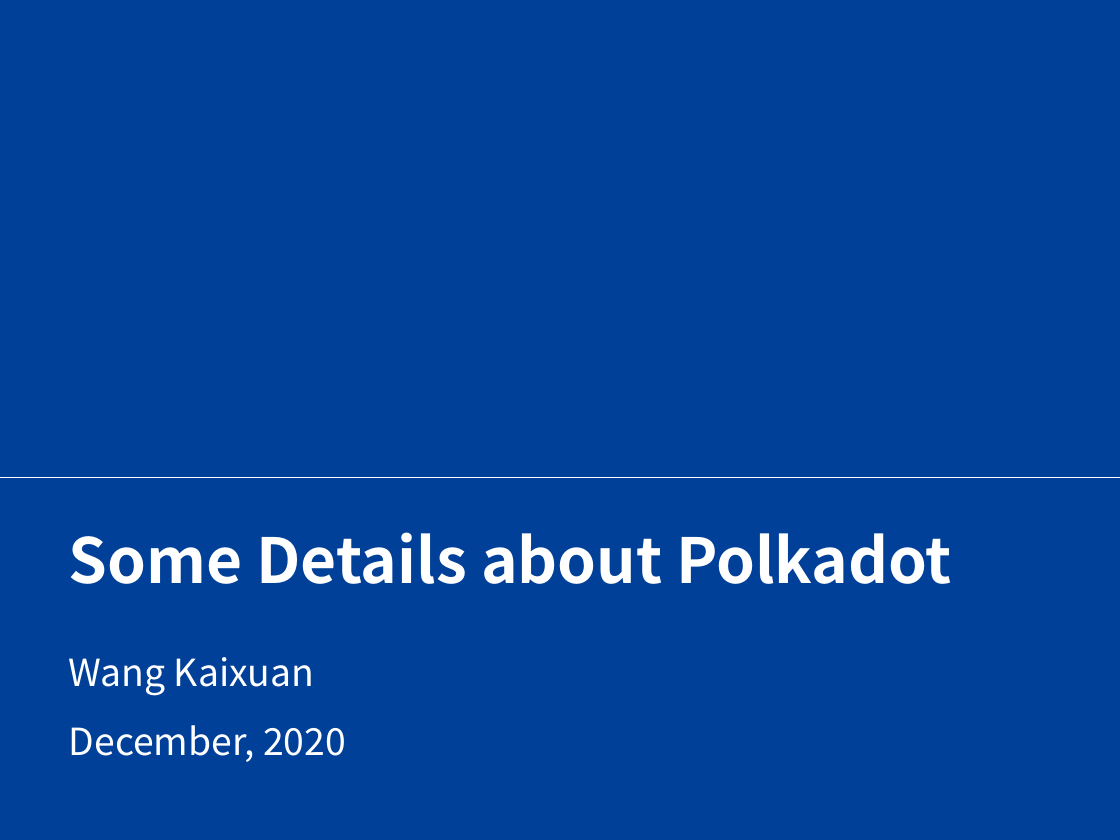
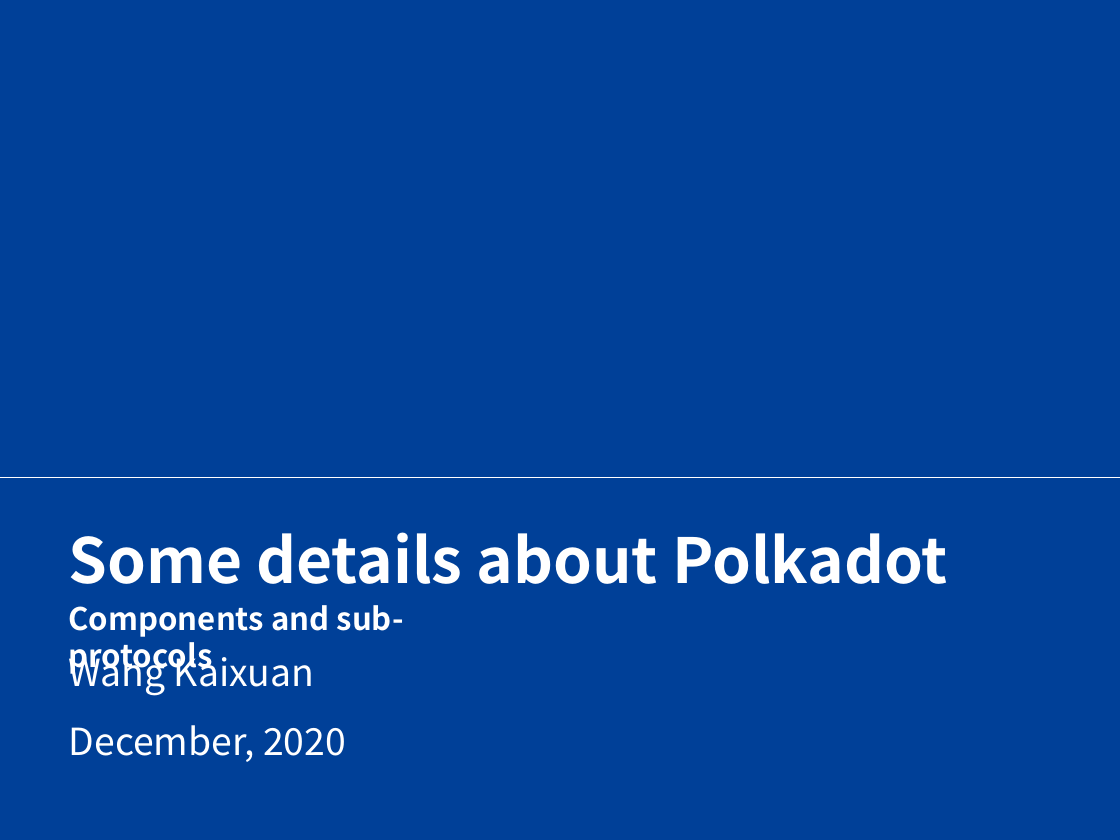
Before and after one commit to Voidkai/Polkadot, a slide deck: slide 1 of Polkadot-PPT.pptx. Drawn at 1120x840 pixels with LibreOffice and Linux fonts; fonts in the diff are those of the drawing; background and template pictures are left out. Boxes give left, top, right and bottom in pixels: in the first picture for what was removed or moved away, otherwise in the second. Text is boxed around its words. In the diff, an @@ line names an element or a change of style, - is before the commit and + after.

```diff
--- a/Polkadot-PPT.pptx
+++ b/Polkadot-PPT.pptx
@@ title at <box>69,532,947,584</box>: text changed @@
-Some Details about Polkadot
+Some details about Polkadot
@@ text added at <box>68,605,404,675</box>, 20 pt, text #FFFFFF, bold @@
+Components and sub-protocols
```
Also in this commit, not shown: 1 other slide changed.
